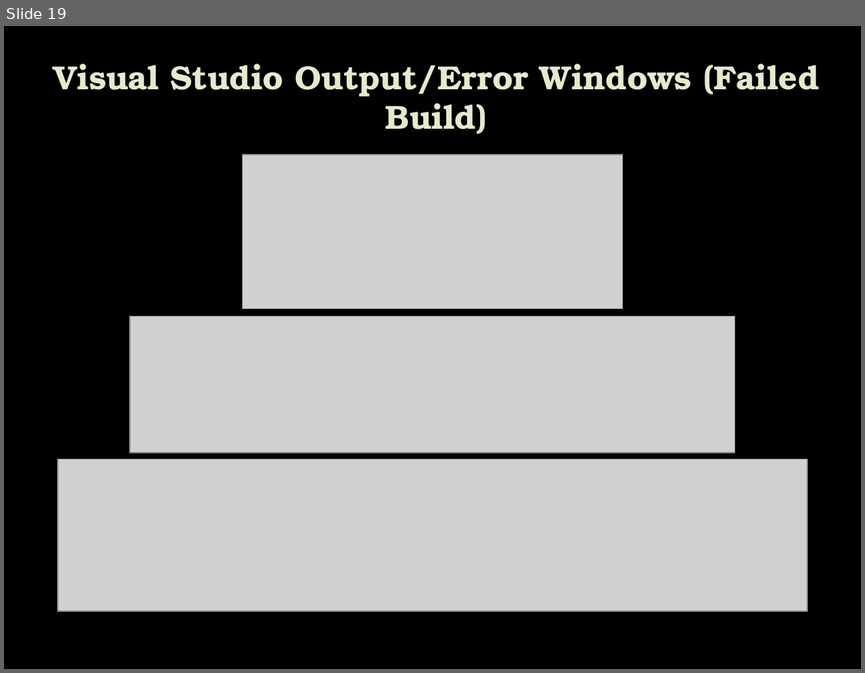
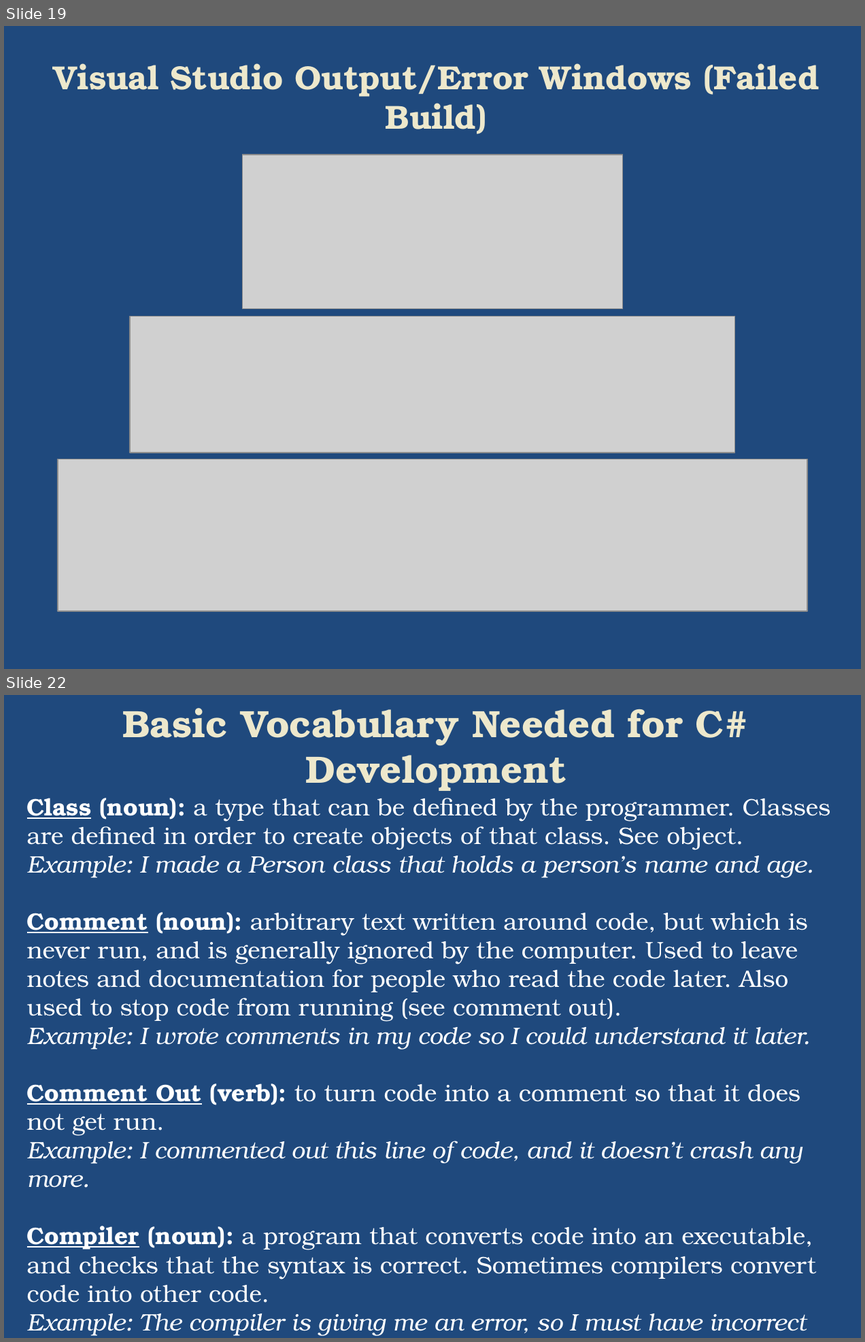
Before and after one commit to plwest-atmark/Aug31, a slide deck: IntroToProgramming/Introduction to C#.pptx. Shown one above the other, each under a label of ours: slide 19 before the commit, slides 19 and 22 after it; the slides between them are not shown. The pictures are 865x673 and 865x1342 pixels, drawn with LibreOffice and Linux fonts; fonts in the diff are those of the drawing; grey boxes stand for pictures; background and template pictures are left out. Boxes give left, top, right and bottom in pixels: in the first picture for what was removed or moved away, otherwise in the second. Text is boxed around its words. In the diff, an @@ line names an element or a change of style, - is before the commit and + after.

Commit message:
Updated PowerPoint with Programming Terminology

```diff
--- a/IntroToProgramming/Introduction to C#.pptx
+++ b/IntroToProgramming/Introduction to C#.pptx
@@ slide 22 added at (4, 695, 861, 1338), background #1F497D @@
@@ title added at (122, 708, 749, 791), 32 pt, text #EDE8CE, bold @@
+Basic Vocabulary Needed for C# Development
@@ text added at (27, 798, 831, 1336), 20 pt, text #FFFFFF @@
+Class (noun): a type that can be defined by the programmer. Classes are defined in order to create objects of that class. See object.
+Example: I made a Person class that holds a person’s name and age.
+Comment (noun): arbitrary text written around code, but which is never run, and is generally ignored by the computer. Used to leave notes and documentation for people who read the code later. Also used to stop code from running (see comment out).
+Example: I wrote comments in my code so I could understand it later.
+Comment Out (verb): to turn code into a comment so that it does not get run.
+Example: I commented out this line of code, and it doesn’t crash any more.
+Compiler (noun): a program that converts code into an executable, and checks that the syntax is correct. Sometimes compilers convert code into other code.
+Example: The compiler is giving me an error, so I must have incorrect syntax somewhere.
@@ slide 19 changed as well @@
@@ background picture (left out) to #1F497D @@
@@ title "Visual Studio Output/Error Windows (Failed ..." at (53, 63, 819, 134): text colour #E7EACB to #EDE8CE @@
```
Also in this commit, not shown: 78 other slides changed, 14 other slides added.
